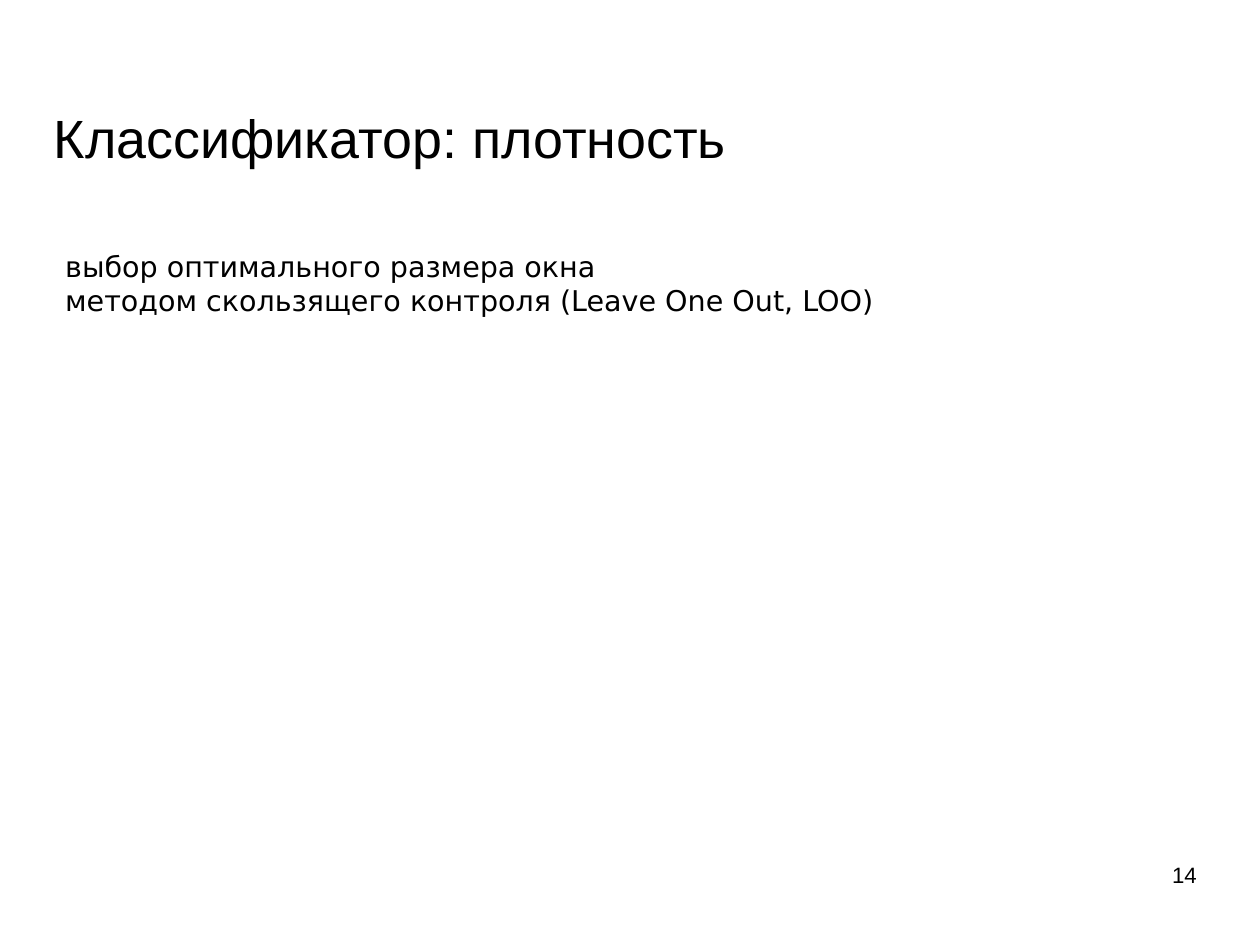
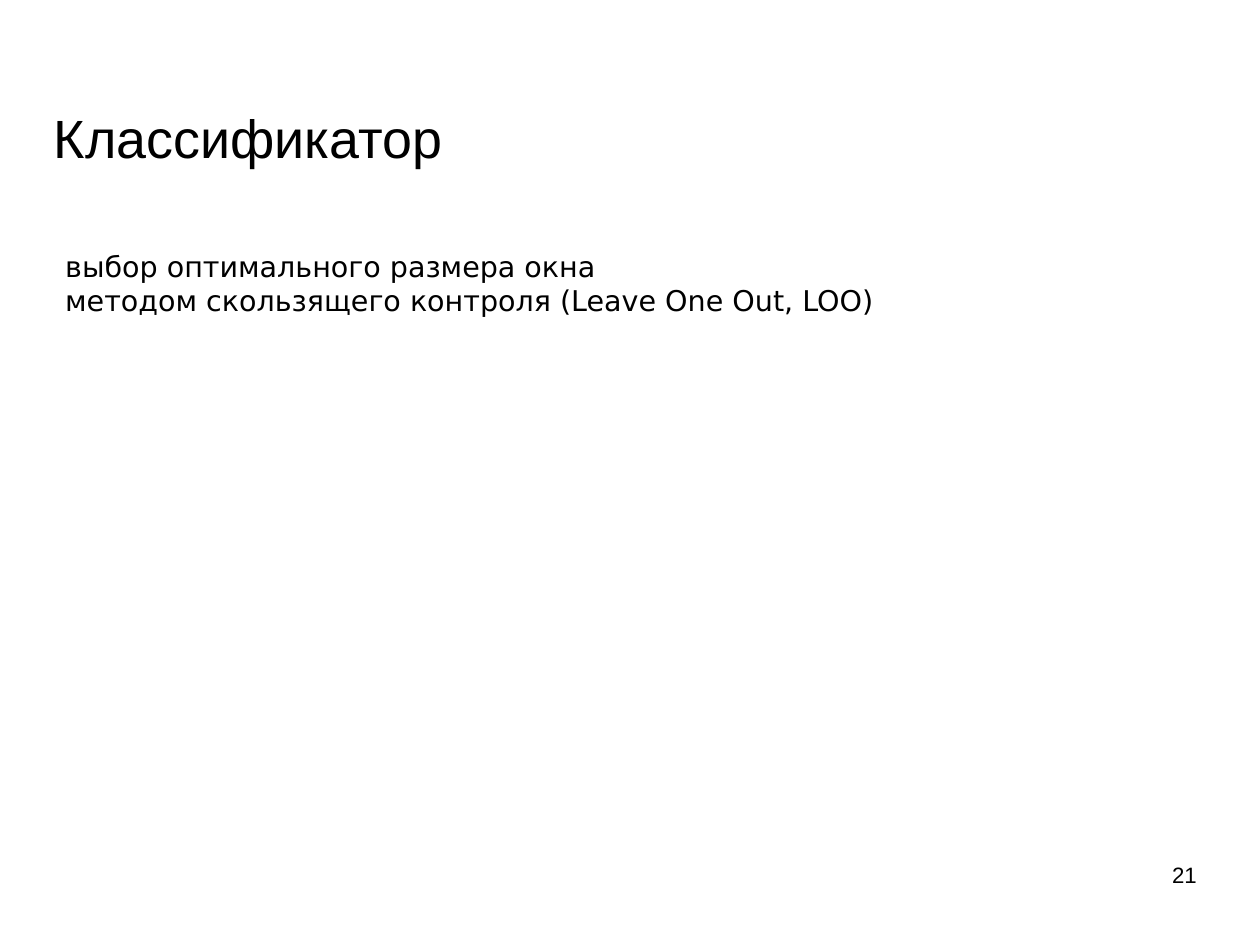
Before and after one commit to mechanoid5/ml_lectorium_legacy, a slide deck: slide 21 of 04-bayes.odp (slide 14 before the commit). Drawn at 1260x945 pixels with LibreOffice and Linux fonts; fonts in the diff are those of the drawing; background and template pictures are left out. Boxes give left, top, right and bottom in pixels: in the first picture for what was removed or moved away, otherwise in the second. Text is boxed around its words. In the diff, an @@ line names an element or a change of style, - is before the commit and + after.

```diff
--- a/04-bayes.odp
+++ b/04-bayes.odp
@@ title at (54,119,442,168): text changed @@
-Классификатор: плотность
+Классификатор
@@ page number at (1172,867,1197,883): text changed @@
-14
+21
```
Also in this commit, not shown: 10 other slides changed, 10 slides added, 1 slide removed, 4 other files.
